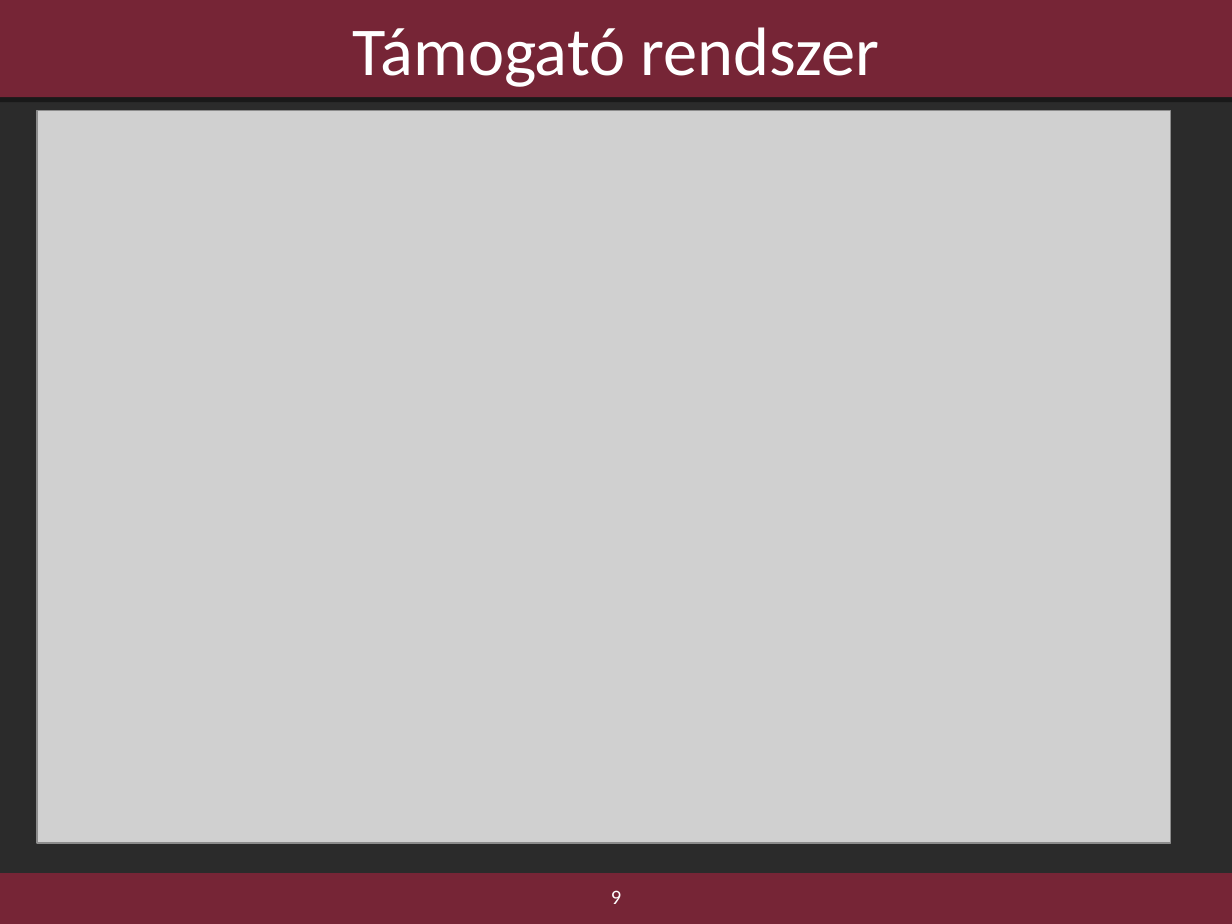
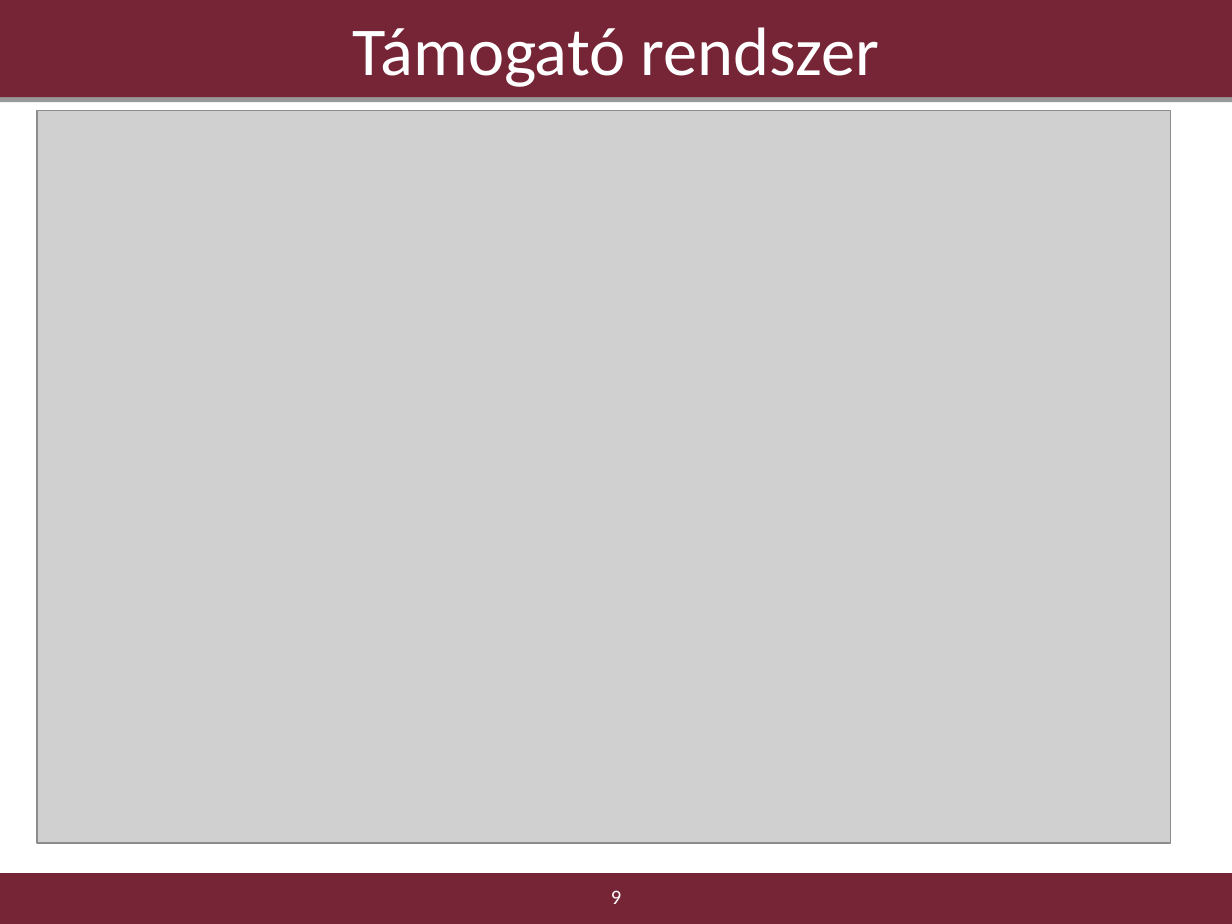
Before and after one commit to borlayda/dipterv2016-microservice, a slide deck: slide 9 of diplomaterv-cykkop.odp. Drawn at 1232x924 pixels with LibreOffice and Linux fonts; fonts in the diff are those of the drawing; grey boxes stand for pictures; background and template pictures are left out; a plain dark background stands for a picture behind light text. Boxes give left, top, right and bottom in pixels: in the first picture for what was removed or moved away, otherwise in the second. Text is boxed around its words. In the diff, an @@ line names an element or a change of style, - is before the commit and + after.

```diff
--- a/diplomaterv-cykkop.odp
+++ b/diplomaterv-cykkop.odp
@@ background picture (left out) to #FFFFFF @@
```
Also in this commit, not shown: 2 other slides changed, 1 slide added, 1 other file.
